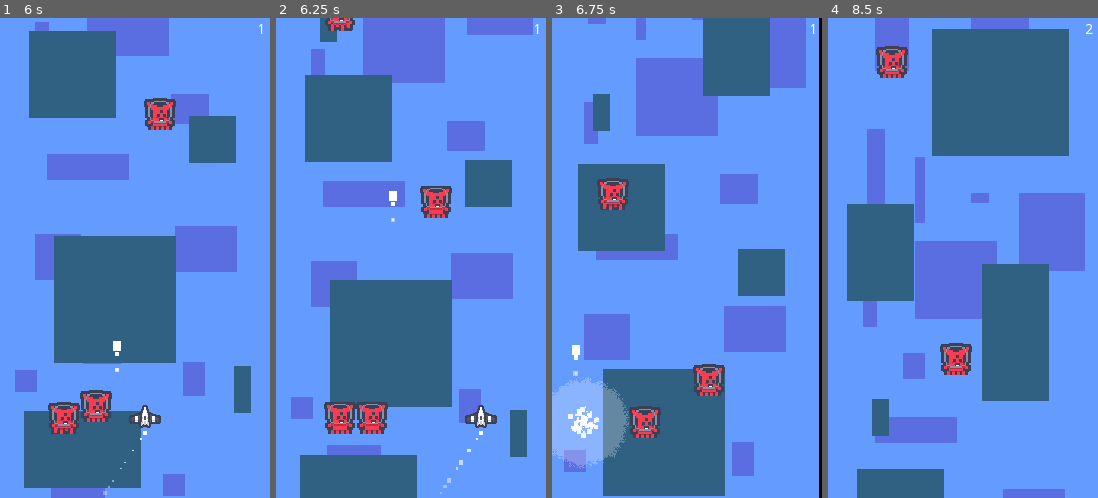
Above: before the commit, frames 1-4 (left to right).
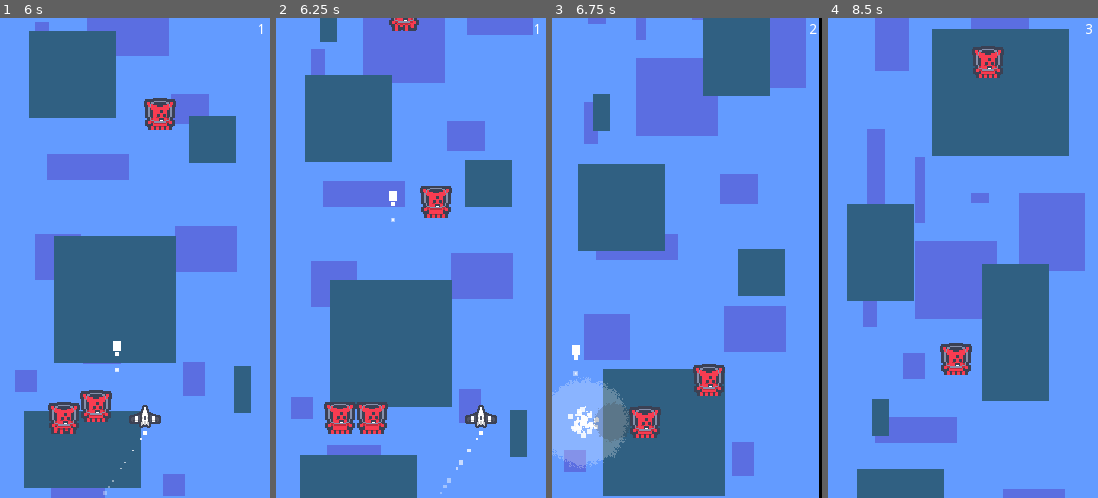
Above: after the commit, the same moments.

Repository: elektito/reverse-streak
Game: Godot game, scene res://Game.tscn
Two runs of this game, one before a commit and one after it. Both use one fixed random seed, a clock stepped at 60 frames per second and the inputs below. Sound files missing from this copy of the repository are replaced by a short silence.
Inputs:
- Up to frame 1 (6 s): hold Right (right) 0.53-2.03 s; tap Space (shoot) every 0.75 s from 0.6 to 5.85 s; hold Left (left) 2.03-4.28 s; hold Right (right) from 4.28 s (still down)
- Up to frame 2 (6.25 s): keep holding Right (right)
- Up to frame 3 (6.75 s): keep holding Right (right); tap Space (shoot) at 6.6 s
- Up to frame 4 (8.5 s): tap Space (shoot) at 7.35, 8.1 s; release Right (right) at 8.03 s; hold Left (left) from 8.03 s (still down)

Frame 1 is identical in both runs. In frame 2, 0.5% of the frame differs, in the area x 18-53%, y 0-3%; in frame 3, 0.9%; in frame 4, 1.4%, in the area x 17-99%, y 1-13%.

Commit message:
Enemy death animation

Diff:
--- a/Enemy.gd
+++ b/Enemy.gd
@@ -43,11 +43,19 @@
 
 func die():
 	$death_sound.play()
-	visible = false
 	$shape.set_deferred("disabled", false)
 	set_deferred("monitorable", false)
 	set_deferred("monitoring", false)
-	yield($death_sound, "finished")
+	$sprite.visible = false
+	$explosion_disc.visible = true
+	$shape.set_deferred("disabled", true)
+	yield(get_tree().create_timer(0.02), "timeout")
+	$explosion_disc.visible = false
+	yield(get_tree().create_timer(0.02), "timeout")
+	$explosion_disc.visible = true
+	yield(get_tree().create_timer(0.02), "timeout")
+	$explosion_disc.visible = false
+	yield(get_tree().create_timer(1.0), "timeout")
 	queue_free()
 
 
--- a/Enemy.tscn
+++ b/Enemy.tscn
@@ -1,9 +1,10 @@
-[gd_scene load_steps=11 format=2]
+[gd_scene load_steps=12 format=2]
 
 [ext_resource path="res://assets/enemy1-sheet.png" type="Texture" id=1]
 [ext_resource path="res://Enemy.gd" type="Script" id=2]
 [ext_resource path="res://assets/enemy-explosion.wav" type="AudioStream" id=3]
 [ext_resource path="res://assets/mothership.png" type="Texture" id=4]
+[ext_resource path="res://assets/explosion-disc.png" type="Texture" id=5]
 
 [sub_resource type="AtlasTexture" id=7]
 atlas = ExtResource( 1 )
@@ -58,5 +59,11 @@
 stream = ExtResource( 3 )
 bus = "SFX"
 
+[node name="explosion_disc" type="Sprite" parent="."]
+visible = false
+modulate = Color( 0.25098, 0.25098, 0.25098, 0.25098 )
+scale = Vector2( 0.33, 0.33 )
+texture = ExtResource( 5 )
+
 [connection signal="area_entered" from="." to="." method="_on_Enemy_area_entered"]
 [connection signal="timeout" from="death_timer" to="." method="_on_death_timer_timeout"]
